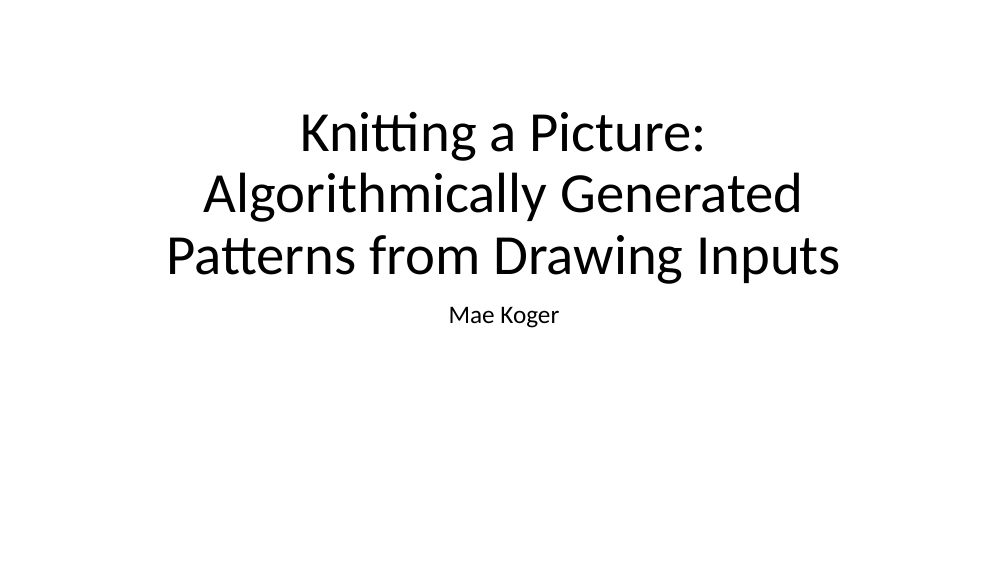
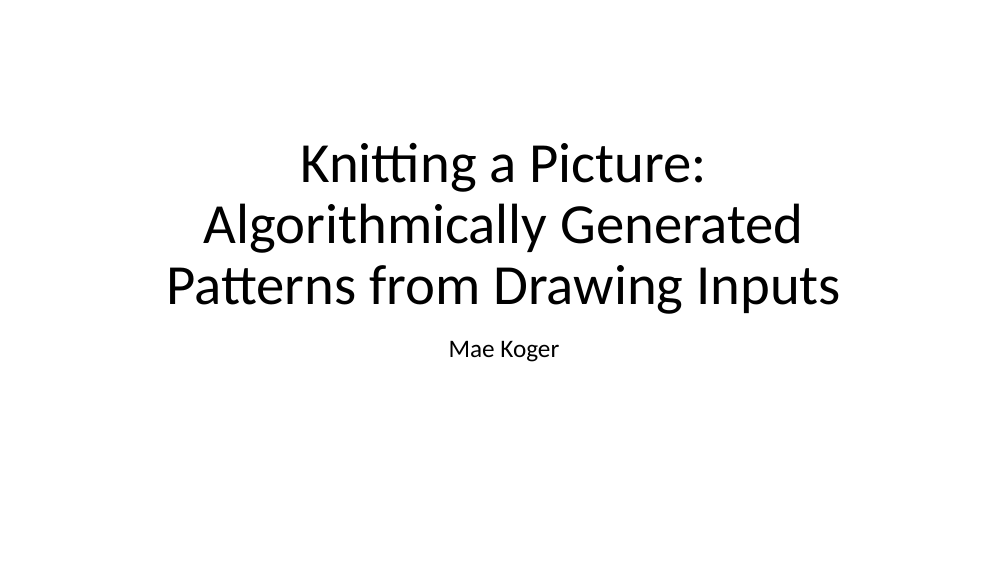
Before and after one commit to mkoger24/cs200finalproject, a slide deck: slide 1 of PresentationKnittingAlgorithm.pptx. Drawn at 1008x567 pixels with LibreOffice and Linux fonts; fonts in the diff are those of the drawing. Boxes give left, top, right and bottom in pixels: in the first picture for what was removed or moved away, otherwise in the second. Text is boxed around its words. In the diff, an @@ line names an element or a change of style, - is before the commit and + after.

```diff
--- a/PresentationKnittingAlgorithm.pptx
+++ b/PresentationKnittingAlgorithm.pptx
@@ title "Knitting a Picture: Algorithmically Generated ...": place and size @@
-title "Knitting a Picture: Algorithmically Generated ..." at bbox=[167, 112, 841, 284]
+title "Knitting a Picture: Algorithmically Generated ..." at bbox=[167, 143, 841, 314]
@@ subtitle "Mae Koger": place and size @@
-subtitle "Mae Koger" at bbox=[449, 306, 559, 328]
+subtitle "Mae Koger" at bbox=[449, 340, 559, 362]
```
Also in this commit, not shown: 11 slides added, 2 other files.
